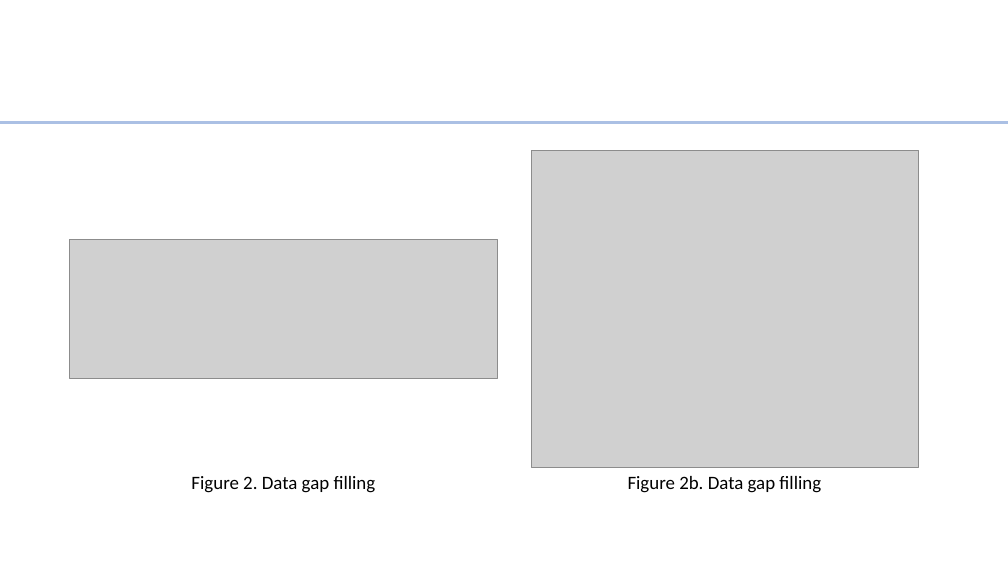
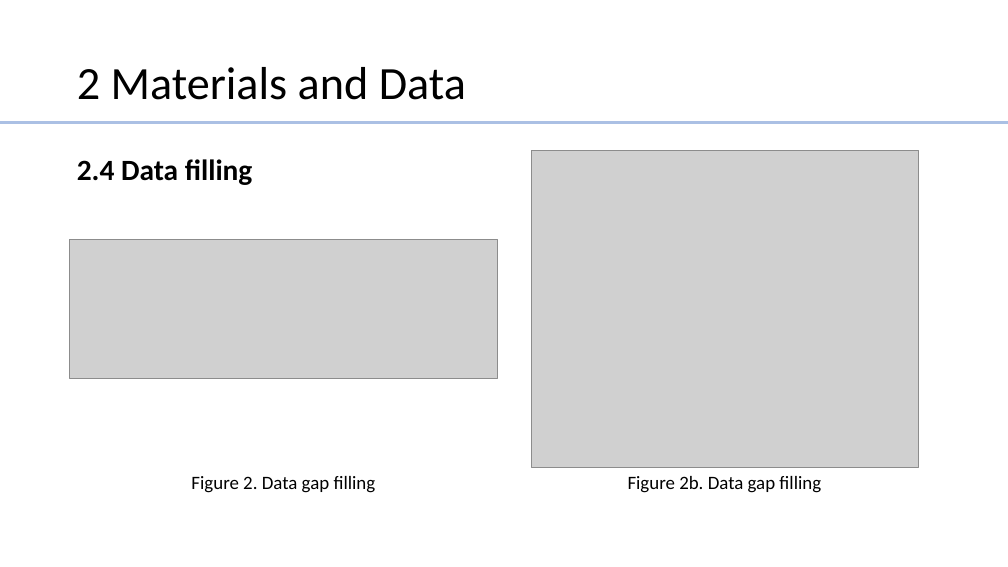
Before and after one commit to EmouAcademy/PM-manuscript, a slide deck: slide 8 of visuals/ppt_presentation.pptx. Drawn at 1008x567 pixels with LibreOffice and Linux fonts; fonts in the diff are those of the drawing; grey boxes stand for pictures. Boxes give left, top, right and bottom in pixels: in the first picture for what was removed or moved away, otherwise in the second. Text is boxed around its words. In the diff, an @@ line names an element or a change of style, - is before the commit and + after.

```diff
--- a/visuals/ppt_presentation.pptx
+++ b/visuals/ppt_presentation.pptx
@@ title added at box(77, 67, 466, 100), 44 pt, text #000000 @@
+2 Materials and Data
@@ text added at box(77, 159, 253, 185), 28 pt, text #000000, bold @@
+2.4 Data filling
```
Also in this commit, not shown: 10 other slides changed, 6 slides added, 5 slides removed, 23 other files.
